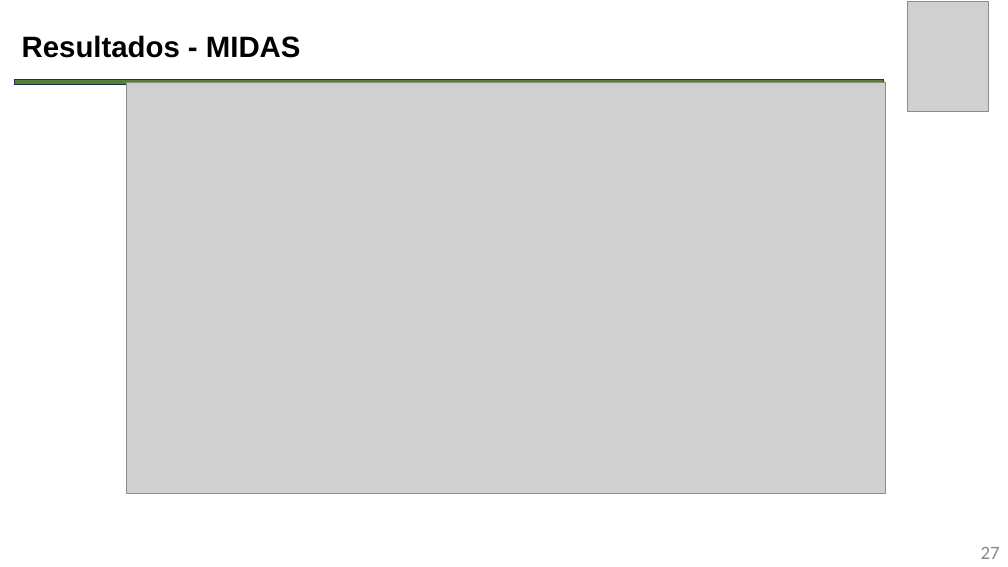
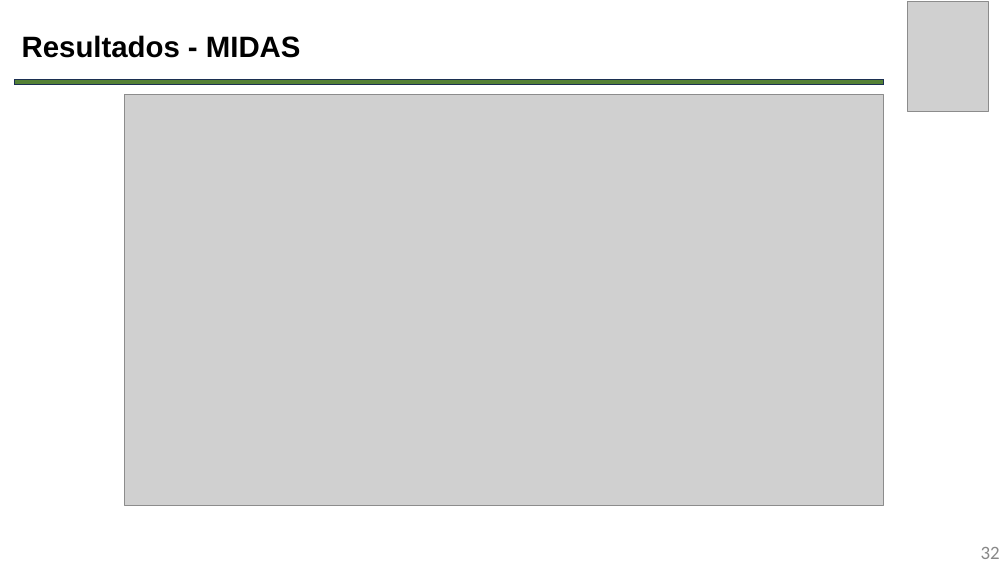
Before and after one commit to leonilso/TCC-UFFS-IA-PIB, a slide deck: slide 32 of Apresentação.pptx (slide 27 before the commit). Drawn at 1008x567 pixels with LibreOffice and Linux fonts; fonts in the diff are those of the drawing; grey boxes stand for pictures. Boxes give left, top, right and bottom in pixels: in the first picture for what was removed or moved away, otherwise in the second. Text is boxed around its words. In the diff, an @@ line names an element or a change of style, - is before the commit and + after.

```diff
--- a/Apresentação.pptx
+++ b/Apresentação.pptx
@@ picture: place and size @@
-picture at [126, 82, 885, 493]
+picture at [125, 95, 884, 505]
@@ page number at [981, 547, 1000, 559]: text changed @@
-27
+32
```
Also in this commit, not shown: 2 other slides changed, 7 slides added, 15 other files.
